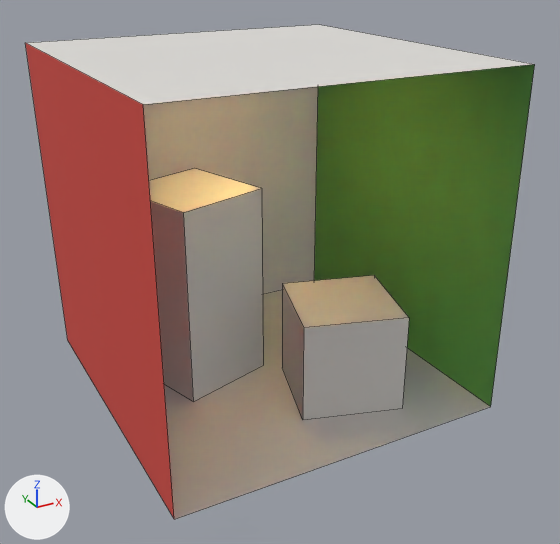
One commit to the OBJ model models/CornellBox-Original.obj: the scene before it, then after it.
One viewpoint serves both versions: a 50 mm camera at (-1.98, -3.82, 2.59) aimed at (0.04, -0.13, 0.75). Arrows for +X, +Y and +Z are at lower left; the lights stay in place. Mesh edges are drawn as thin lines. Where no turn or scale is listed for an object, it has been applied to the vertices. Vertices at the same position are counted once.

Names of what the first picture shows: 'CornellBox-Original'.
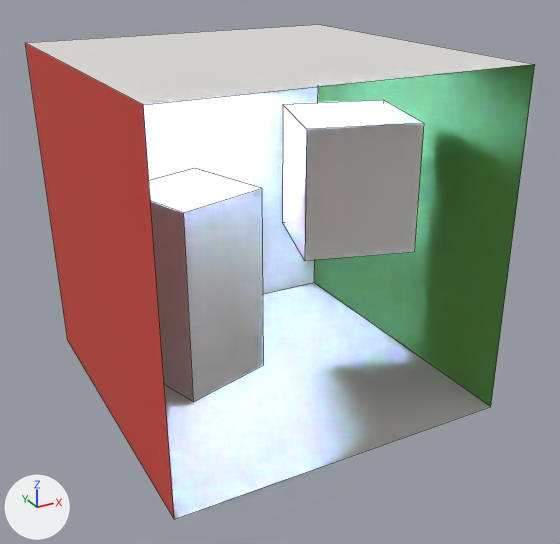
Changed parts and their boxes (x1, y1, x2, y2) in the pictures (560 x 544 px; the box of a moved part takes in the faces that stretch with it):
'CornellBox-Original', recoloured, reshaped: (25, 25, 535, 519) in both
part 1 of me_cornellbox_original, moved or reshaped: before (282, 275, 409, 420); after (282, 100, 424, 261)

The change, as a list of edits to the scene's bpy script:
```text
Add mat_neonbluelight:
    mat_neonbluelight = principled_material('neonBlueLight')
    mat_neonbluelight.base_color = (0.56, 0.73, 0.12)  # green #c5de61
    mat_neonbluelight.metallic = 0.47
    mat_neonbluelight.roughness = 0.929
    mat_neonbluelight.emission_color = (0.302, 0.302, 1.0)  # blue #9595ff
    mat_neonbluelight.emission_strength = 255.0
Change me_cornellbox_original:
    where me_cornellbox_original.from_pydata(...)  # 28 vertices, 16 faces; spans x -1.02..1.0, y -0.99..1.04, z 0.0..1.99
    used by ob_cornellbox_original; location = (0.0, 0.0, 0.0)
    me_cornellbox_original part 1: the loose piece of 8 vertices spanning x -0.05..0.7, y -0.75..0.0, z 0.0..0.6 is scaled about its middle by (1, 1, 1.17), then moved by (0.0, 0.0, 1.05)
    remove me_cornellbox_original.materials.append(mat_light)  # white #e5e5e5
    add me_cornellbox_original.materials.append(mat_neonbluelight)  # green #c5de61
```
